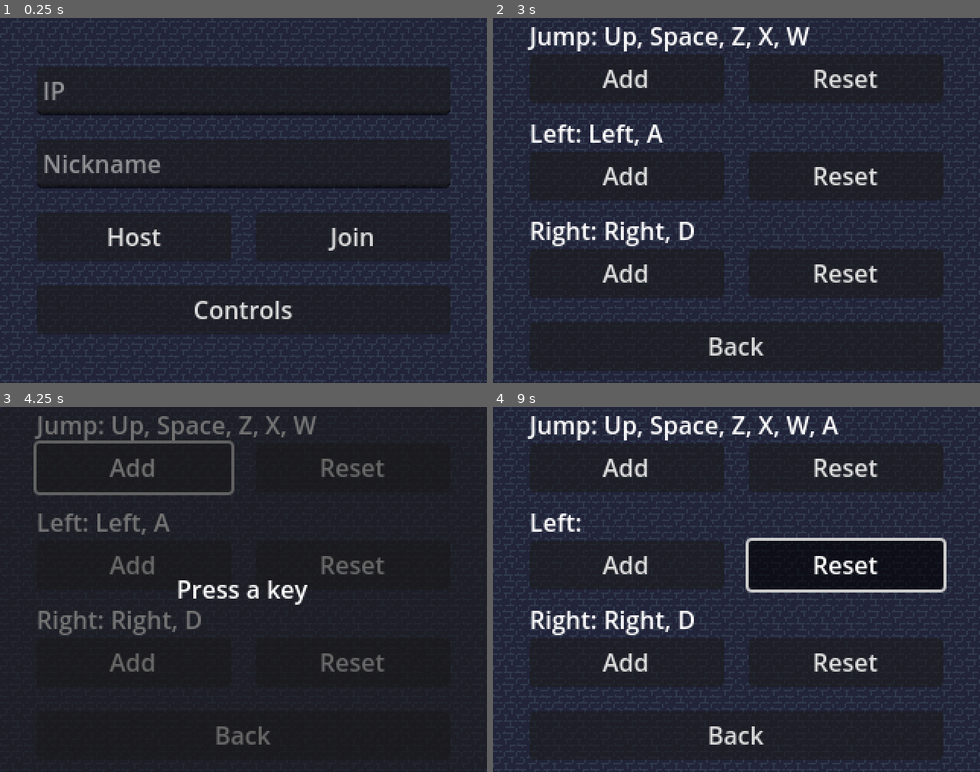
Above: before the commit, frames 1-4 (two rows, left to right).
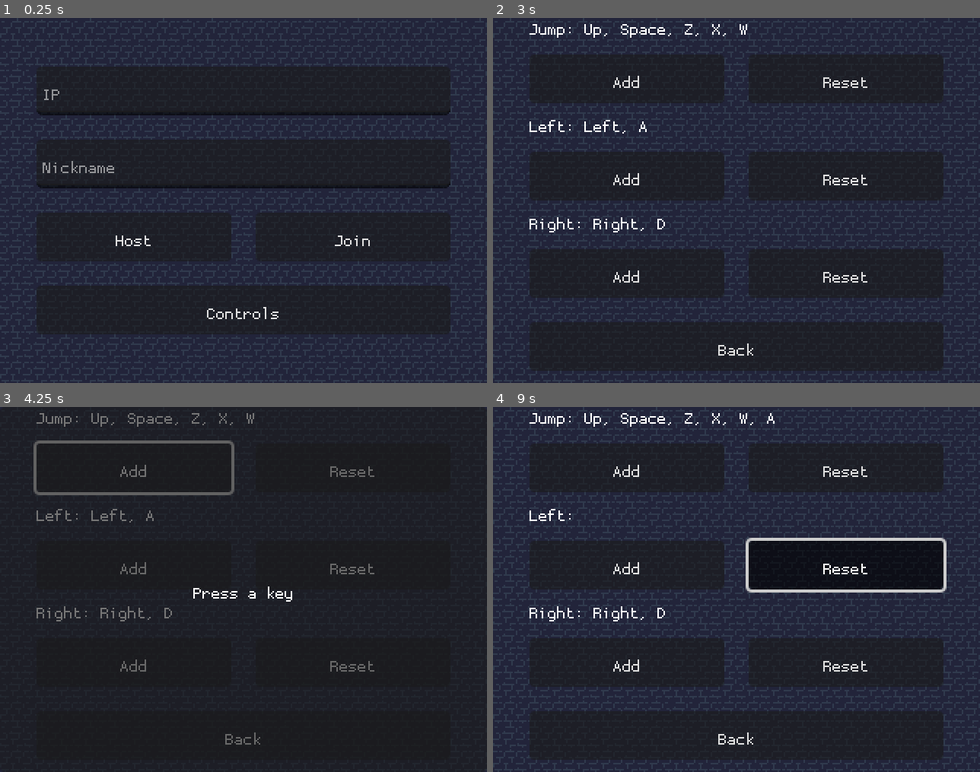
Above: after the commit, the same moments.

Repository: inv41idu53rn4m3/brick-impact
Game: Godot game, scene res://scenes/main.tscn
Two runs of this game, one before a commit and one after it. Both use one fixed random seed, a clock stepped at 60 frames per second and the inputs below. The engine's default icon, where the game draws it, is replaced by a stand-in: a white triangle on a blue panel in a dark square.
Inputs (mouse positions are in pixels of both pictures, inside the frame that each line leads up to):
- Up to frame 1 (0.25 s): no input
- Up to frame 2 (3 s): click (736, 91) at 0.52 s; type "12" at 0.6 s; click (736, 164) at 0.75 s; type "Alex" at 0.83 s; click "Host" at 1.25 s; click "Join" at 2 s; click "Controls" at 2.75 s
- Up to frame 3 (4.25 s): click "Add" at 3.5 s
- Up to frame 4 (9 s): click "Add" at 4.25 s; click "Add" at 5 s; click "Back" at 5.75 s; click "Reset" at 6.5 s; click "Reset" at 7.25 s; click "Reset" at 8 s; tap A at 8.75 s; move the mouse to (843, 571) at 8.77 s; hold Right (right) from 8.78 s (still down); click (843, 571) at 8.92 s

The runs differ from the first frame. In frame 1, 1.7% of the frame differs, in the area x 8-77%, y 17-83%; in frame 2, 5.2%, in the area x 6-80%, y 1-93%; in frame 3, 5.2%; in frame 4, 4.9%.

Commit message:
Set Dylex as project default font

Diff:
--- a/project.godot
+++ b/project.godot
@@ -38,6 +38,13 @@
 
 version_control/plugin_name="GitPlugin"
 version_control/autoload_on_startup=true
+
+[gui]
+
+theme/custom_font="uid://bqi7ry67q8uo1"
+theme/default_font_antialiasing=0
+theme/default_font_hinting=0
+theme/default_font_subpixel_positioning=0
 
 [input]
 
